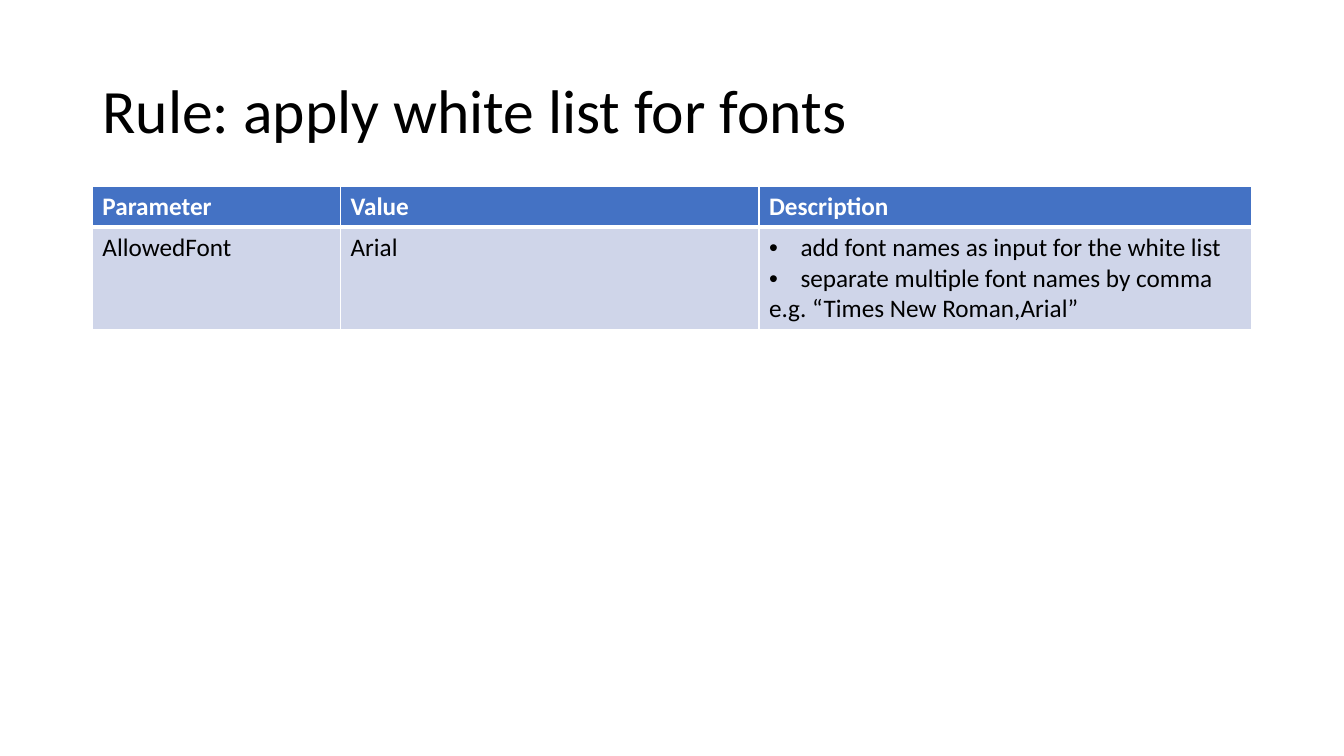
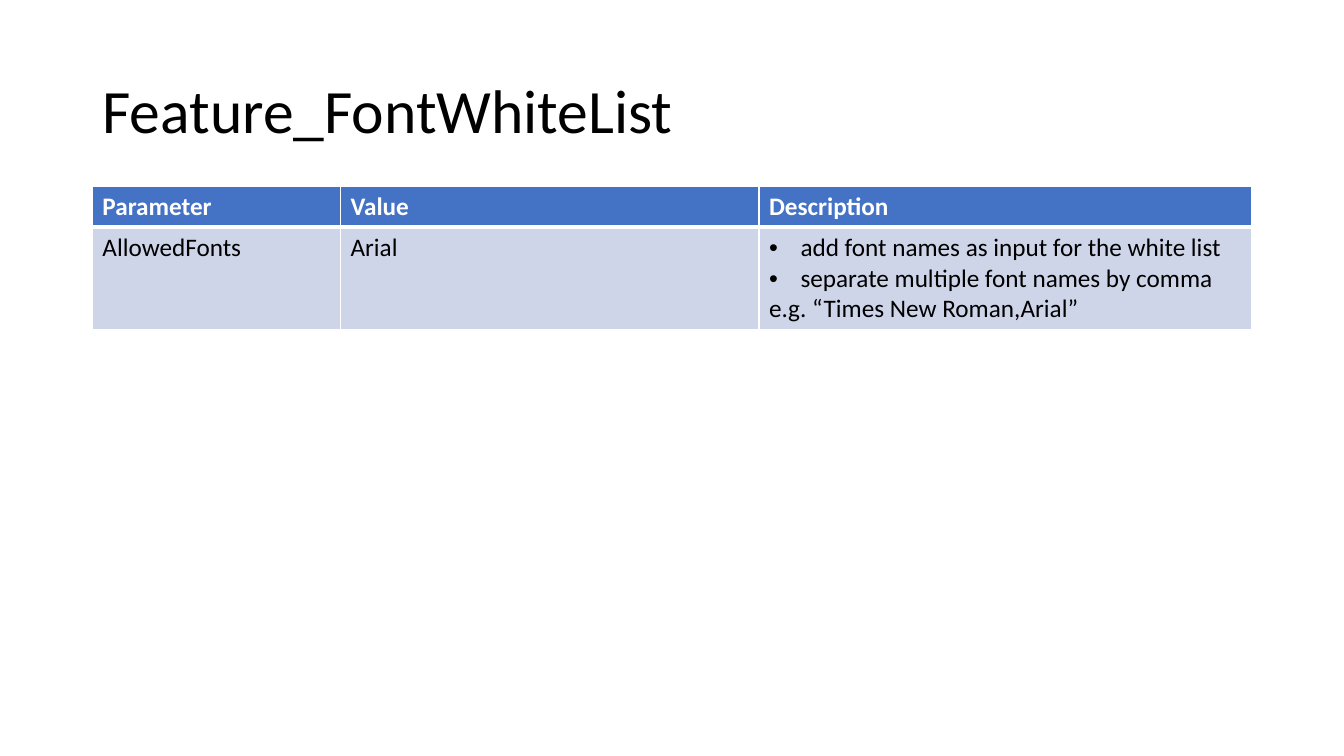
Before and after one commit to mckryton/slide_validator, a slide deck: slide 2 of SlideValidator.pptm. Drawn at 1344x756 pixels with LibreOffice and Linux fonts; fonts in the diff are those of the drawing. Boxes give left, top, right and bottom in pixels: in the first picture for what was removed or moved away, otherwise in the second. Text is boxed around its words. In the diff, an @@ line names an element or a change of style, - is before the commit and + after.

Commit message:
[feature] add rule logic for white listed fonts

```diff
--- a/SlideValidator.pptm
+++ b/SlideValidator.pptm
@@ title at bbox=[102, 90, 672, 142]: text changed @@
-Rule: apply white list for fonts
+Feature_FontWhiteList
@@ table at bbox=[93, 187, 1252, 329] @@
-row 2, column 1: AllowedFont
+row 2, column 1: AllowedFonts
```
Also in this commit, not shown: 1 other slide changed, 9 other files.
